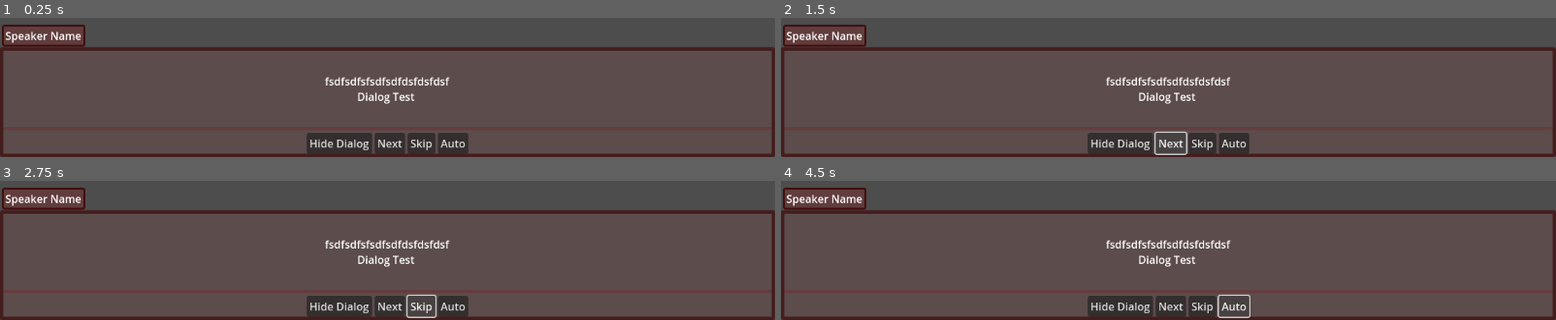
Above: before the commit, frames 1-4 (two rows, left to right).
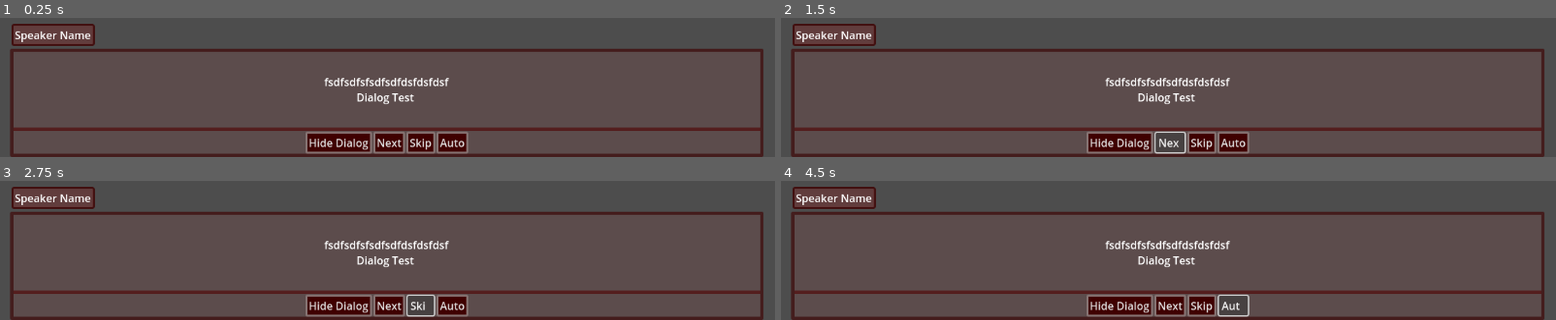
Above: after the commit, the same moments.

Repository: Jerrylikesgreen/-la-Santa-Compa-a
Game: Godot game, scene res://Scenes/dialog_gui.tscn
Same seed, same stepped clock (60 frames per second), same inputs: the game is played once before the commit and once after it. The project has no main scene, so this scene is started directly.
Inputs:
- Up to frame 1 (0.25 s): no input
- Up to frame 2 (1.5 s): click "Next" at 0.5 s; click "Next" at 1.25 s
- Up to frame 3 (2.75 s): click "Skip" at 2 s
- Up to frame 4 (4.5 s): click "Skip" at 2.75 s; click "Hide Dialog" at 3.5 s; click "Auto" at 4.25 s

The runs differ from the first frame. In frame 1, 10% of the frame differs, in the area x 0-100%, y 4-100%; in frame 2, 10%; in frame 3, 10%; in frame 4, 10%.

Commit message:
Update dialog GUI theme and layout
Refined theme resources with new button styles and container spacing. Adjusted dialog container and label positioning in the scene for improved layout and appearance.

Diff:
--- a/Resources/OutputTextTheme.tres
+++ b/Resources/OutputTextTheme.tres
@@ -3,7 +3,7 @@
 [sub_resource type="StyleBoxFlat" id="StyleBoxFlat_vrh88"]
 bg_color = Color(0.36078432, 0.29803923, 0.29803923, 1)
 border_width_bottom = 5
-border_color = Color(0.40392157, 0.22352941, 0.22352941, 0.78431374)
+border_color = Color(0.30588236, 0, 0, 0.6)
 
 [resource]
 PanelContainer/styles/panel = SubResource("StyleBoxFlat_vrh88")
--- a/Resources/dialog_gui_theme.tres
+++ b/Resources/dialog_gui_theme.tres
@@ -1,4 +1,23 @@
-[gd_resource type="Theme" load_steps=3 format=3 uid="uid://dc834v3v77k4d"]
+[gd_resource type="Theme" load_steps=5 format=3 uid="uid://dc834v3v77k4d"]
+
+[sub_resource type="StyleBoxFlat" id="StyleBoxFlat_u6b74"]
+bg_color = Color(0.24705882, 0, 0, 1)
+border_width_left = 3
+border_width_top = 3
+border_width_right = 3
+border_width_bottom = 3
+border_color = Color(0.6235835, 0.5375183, 0.5373169, 0.6313726)
+corner_radius_top_left = 2
+corner_radius_top_right = 2
+corner_radius_bottom_right = 2
+corner_radius_bottom_left = 2
+expand_margin_left = 2.0
+expand_margin_top = 2.0
+expand_margin_right = 2.0
+expand_margin_bottom = 2.0
+
+[sub_resource type="StyleBoxFlat" id="StyleBoxFlat_i2tia"]
+bg_color = Color(0.40392157, 0.22352941, 0.22352941, 0.74509805)
 
 [sub_resource type="StyleBoxFlat" id="StyleBoxFlat_tyy7d"]
 bg_color = Color(0.40392157, 0.22352941, 0.22352941, 0.78431374)
@@ -27,8 +46,13 @@
 corner_radius_top_right = 2
 corner_radius_bottom_right = 2
 corner_radius_bottom_left = 2
+expand_margin_bottom = 2.0
 
 [resource]
+Button/styles/normal = SubResource("StyleBoxFlat_u6b74")
+Button/styles/pressed = SubResource("StyleBoxFlat_i2tia")
+HBoxContainer/constants/separation = 6
 Panel/styles/panel = SubResource("StyleBoxFlat_tyy7d")
 PanelContainer/styles/panel = SubResource("StyleBoxFlat_lxn2k")
 RichTextLabel/styles/background = null
+VBoxContainer/constants/separation = 3
--- a/Scenes/dialog_gui.tscn
+++ b/Scenes/dialog_gui.tscn
@@ -8,11 +8,16 @@
 [node name="DialogGui" type="CanvasLayer"]
 
 [node name="DialogContainer" type="PanelContainer" parent="."]
-offset_top = 484.0
-offset_right = 1152.0
-offset_bottom = 648.0
+anchors_preset = -1
+anchor_top = 0.75000006
+anchor_right = 1.0
+anchor_bottom = 1.0
+offset_left = 15.0
+offset_top = -3.0517578e-05
+offset_right = -17.0
+offset_bottom = -2.0
 grow_horizontal = 2
-grow_vertical = 0
+grow_vertical = 2
 size_flags_vertical = 3
 theme = ExtResource("1_t61ho")
 
@@ -38,6 +43,7 @@
 size_flags_horizontal = 4
 size_flags_vertical = 4
 size_flags_stretch_ratio = 0.5
+theme = ExtResource("1_t61ho")
 
 [node name="HideButton" type="Button" parent="DialogContainer/VBoxContainer/DialogOptions"]
 layout_mode = 2
@@ -60,10 +66,10 @@
 text = "Auto"
 
 [node name="SpeakerNameLabel" type="Label" parent="."]
-offset_left = 8.0
-offset_top = 455.0
-offset_right = 75.0
-offset_bottom = 478.0
+offset_left = 22.0
+offset_top = 454.0
+offset_right = 136.0
+offset_bottom = 477.0
 size_flags_horizontal = 0
 theme = ExtResource("1_t61ho")
 text = "Speaker Name"
